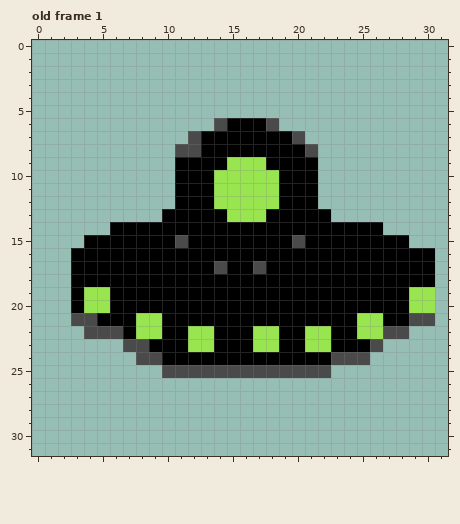
A pixel-art file gets an edit: Assets/characters/enemies/nave/Nave.ase. The first picture shows the starting point.
32x32 pixels, 1 frame. Shown: old frame 1. The commit also changed other frames, which this record leaves out.
After:
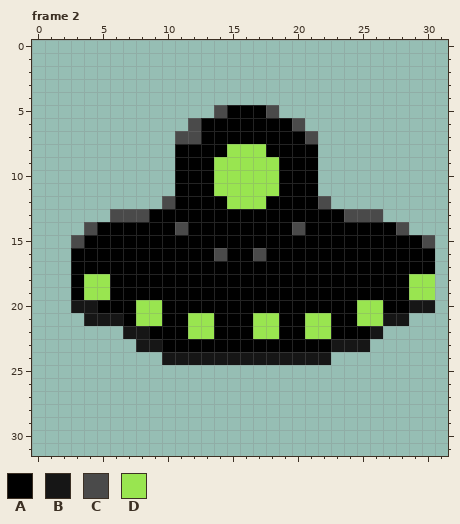
Palette (. is transparent): A #000000  B #161616  C #4a4a4a  D #99e550
A new or re-ordered frame is compared with the old frame closest to it.
What changed:
{"change": "frames 1 -> 5"}
{"where": "frame 2 is new; against old frame 1"}
{"frame":2,"y":5,"x":14,"old":".....","new":"CAAAC"}
{"frame":2,"y":6,"x":12,"old":"..C","new":"CAA"}
{"frame":2,"y":6,"x":18,"old":"C..","new":"AAC"}
{"frame":2,"y":7,"x":11,"old":".","new":"C"}
{"frame":2,"y":7,"x":20,"old":"C.","new":"AC"}
{"frame":2,"y":8,"x":11,"old":"CC","new":"AA"}
{"frame":2,"y":8,"x":15,"old":"AAA","new":"DDD"}
{"frame":2,"y":8,"x":21,"old":"C","new":"A"}
{"frame":2,"y":9,"x":14,"old":"A","new":"D"}
{"frame":2,"y":9,"x":18,"old":"A","new":"D"}
{"frame":2,"y":12,"x":10,"old":".","new":"C"}
{"frame":2,"y":12,"x":14,"old":"D","new":"A"}
{"frame":2,"y":12,"x":18,"old":"D","new":"A"}
{"frame":2,"y":12,"x":22,"old":".","new":"C"}
{"frame":2,"y":13,"x":6,"old":"....","new":"CCCA"}
{"frame":2,"y":13,"x":15,"old":"DDD","new":"AAA"}
{"frame":2,"y":13,"x":23,"old":"....","new":"ACCC"}
{"frame":2,"y":14,"x":4,"old":"..","new":"CA"}
{"frame":2,"y":14,"x":11,"old":"A","new":"C"}
{"frame":2,"y":14,"x":20,"old":"A","new":"C"}
{"frame":2,"y":14,"x":27,"old":"..","new":"AC"}
{"frame":2,"y":15,"x":3,"old":".","new":"C"}
{"frame":2,"y":15,"x":11,"old":"C","new":"A"}
{"frame":2,"y":15,"x":20,"old":"C","new":"A"}
{"frame":2,"y":15,"x":29,"old":"..","new":"AC"}
{"frame":2,"y":16,"x":14,"old":"A","new":"C"}
{"frame":2,"y":16,"x":17,"old":"A","new":"C"}
{"frame":2,"y":17,"x":14,"old":"C","new":"A"}
{"frame":2,"y":17,"x":17,"old":"C","new":"A"}
{"frame":2,"y":18,"x":4,"old":"AA","new":"DD"}
{"frame":2,"y":18,"x":29,"old":"AA","new":"DD"}
{"frame":2,"y":20,"x":3,"old":"ADD","new":"BBA"}
{"frame":2,"y":20,"x":8,"old":"AA","new":"DD"}
{"frame":2,"y":20,"x":25,"old":"AA","new":"DD"}
{"frame":2,"y":20,"x":29,"old":"DD","new":"BB"}
{"frame":2,"y":21,"x":3,"old":"CCAA","new":".BBB"}
{"frame":2,"y":21,"x":12,"old":"AA","new":"DD"}
{"frame":2,"y":21,"x":17,"old":"AA","new":"DD"}
{"frame":2,"y":21,"x":21,"old":"AA","new":"DD"}
{"frame":2,"y":21,"x":27,"old":"AACC","new":"BB.."}
{"frame":2,"y":22,"x":4,"old":"CCCADD","new":"...BBA"}
{"frame":2,"y":22,"x":25,"old":"DDCC","new":"AB.."}
{"frame":2,"y":23,"x":7,"old":"CCA","new":".BB"}
{"frame":2,"y":23,"x":12,"old":"DD","new":"AA"}
{"frame":2,"y":23,"x":17,"old":"DD","new":"AA"}
{"frame":2,"y":23,"x":21,"old":"DDAAAC","new":"AABBB."}
{"frame":2,"y":24,"x":8,"old":"CCAAAAAAAAAAAAACCC","new":"..BBBBBBBBBBBBB..."}
{"frame":2,"y":25,"x":10,"old":"CCCCCCCCCCCCC","new":"............."}
{"label":"changed","picture_box":[71,105,435,378]}
